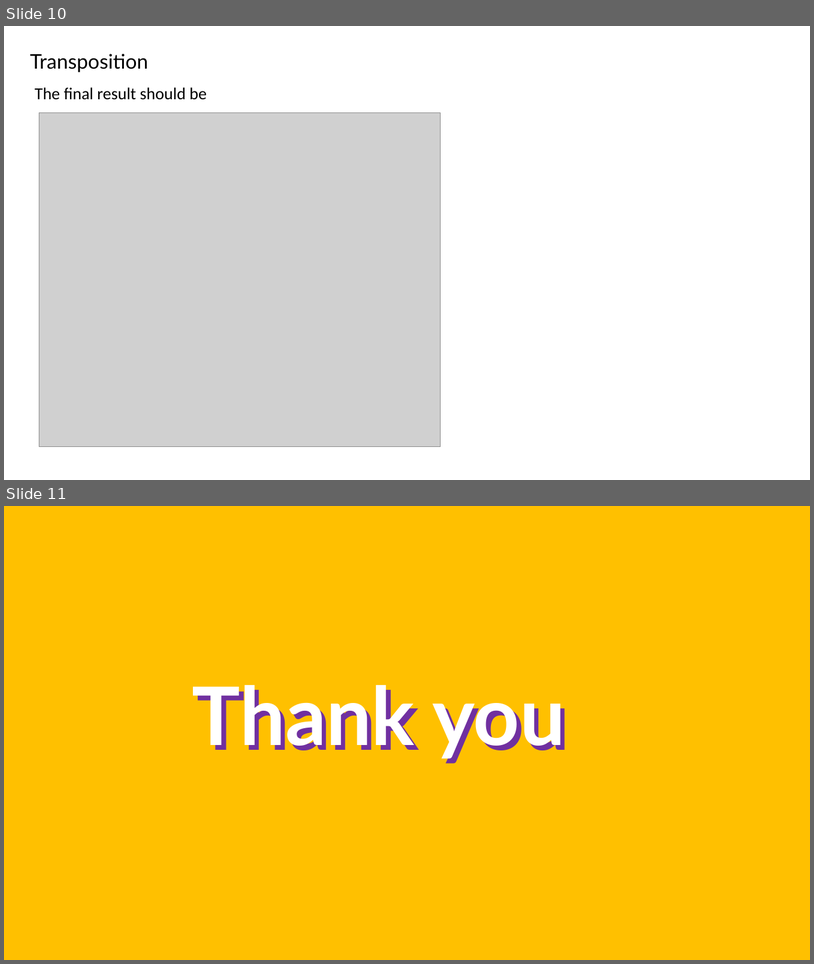
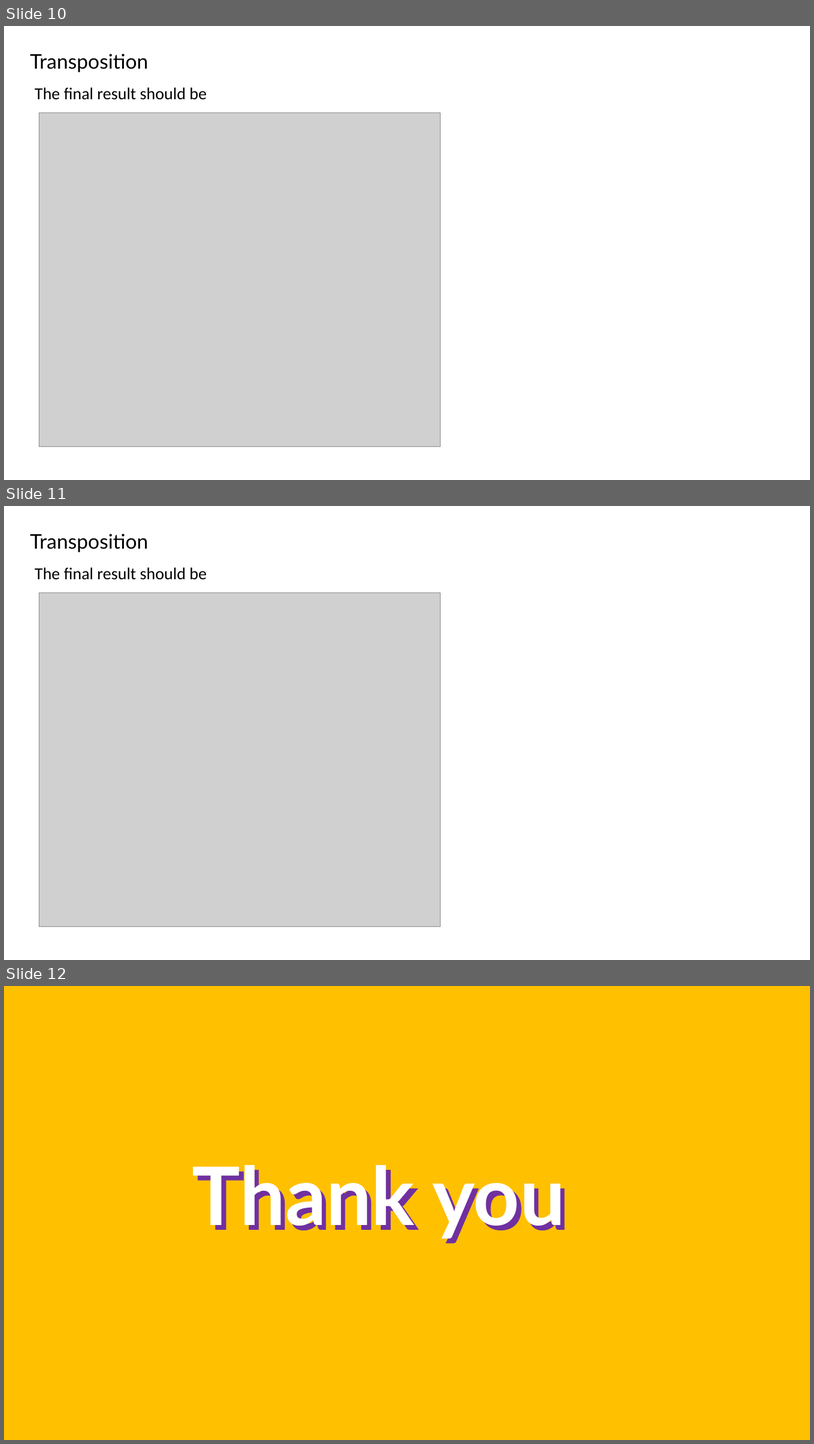
Before and after one commit to bejaouibechir/PowerBI, a slide deck: English/2.Preparing data/4.Transposition.pptx. Shown one above the other, each under a label of ours: slides 10 and 11 before the commit, slides 10, 11 and 12 after it. The pictures are 814x964 and 814x1444 pixels, drawn with LibreOffice and Linux fonts; fonts in the diff are those of the drawing; grey boxes stand for pictures. Boxes give left, top, right and bottom in pixels: in the first picture for what was removed or moved away, otherwise in the second. Text is boxed around its words. In the diff, an @@ line names an element or a change of style, - is before the commit and + after.

```diff
--- a/English/2.Preparing data/4.Transposition.pptx
+++ b/English/2.Preparing data/4.Transposition.pptx
@@ slide 11 added at (4,506,810,960), background #FFFFFF @@
@@ text added at (30,534,148,552), 24 pt, text #000000 @@
+Transposition
@@ text added at (35,567,207,580), 20 pt, text #000000 @@
+The final result should be
@@ picture added at (39,593,441,927) @@
@@ what was slide 11 is now slide 12 @@
```
Also in this commit, not shown: 3 other files.
